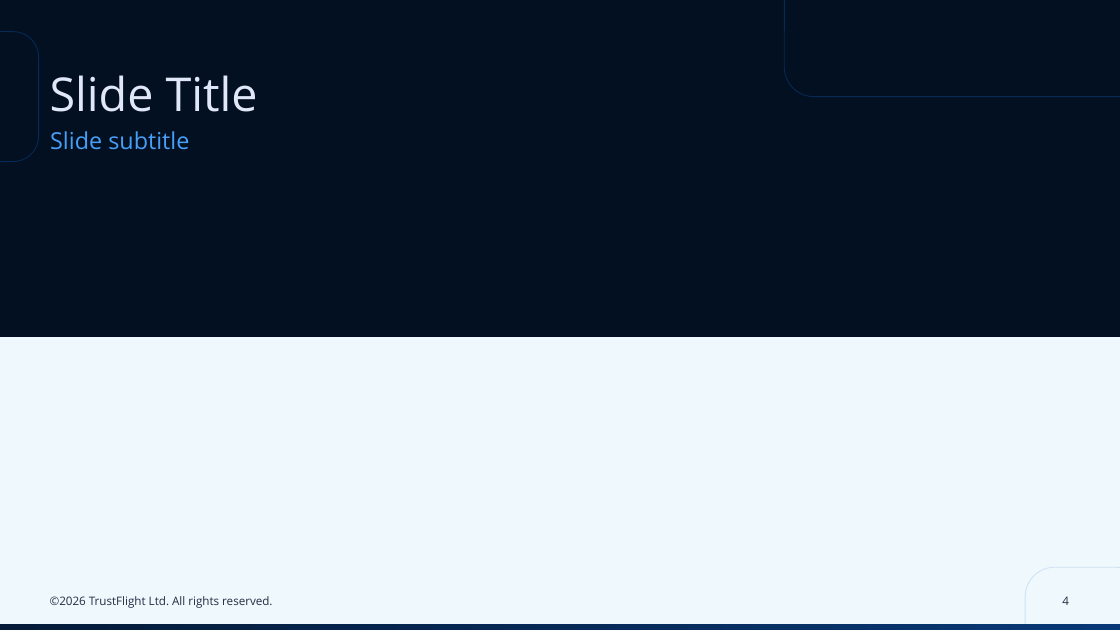
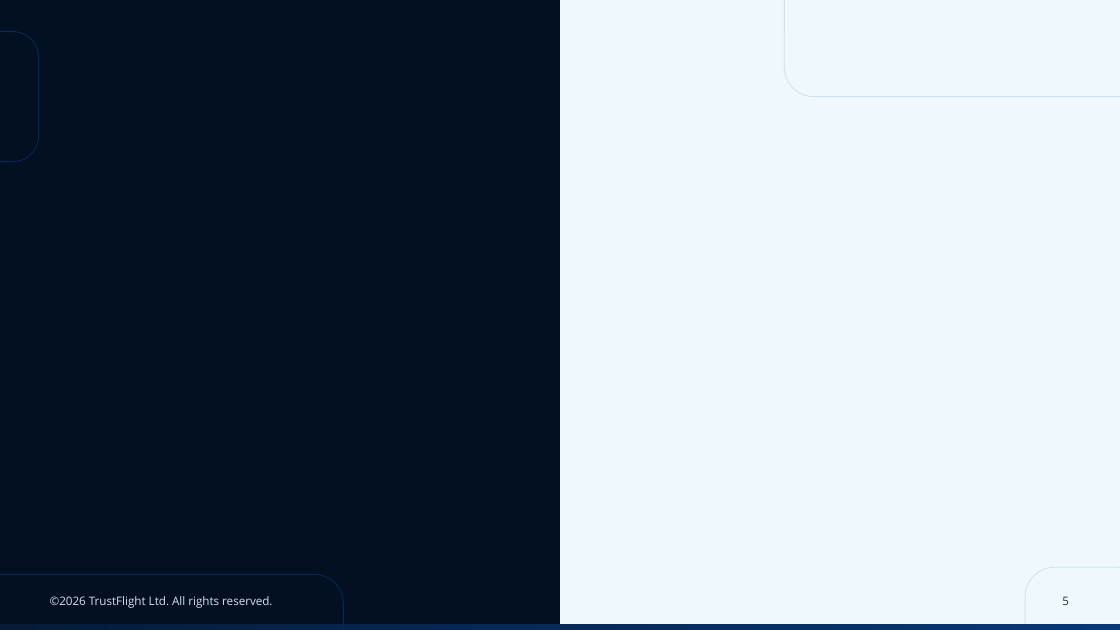
Before and after one commit to tf-alexc/Branding, a slide deck: slide 5 of skills/deck-builder/templates/Baines Simmons - Basic Presentation Template.pptx (slide 4 before the commit). Drawn at 1120x630 pixels with LibreOffice and Linux fonts; fonts in the diff are those of the drawing; background and template pictures are left out. Boxes give left, top, right and bottom in pixels: in the first picture for what was removed or moved away, otherwise in the second. Text is boxed around its words. In the diff, an @@ line names an element or a change of style, - is before the commit and + after.

```diff
--- a/skills/deck-builder/templates/Baines Simmons - Basic Presentation Template.pptx
+++ b/skills/deck-builder/templates/Baines Simmons - Basic Presentation Template.pptx
@@ rectangle: place and size @@
-rectangle at [0,0,1120,337]
+rectangle at [0,0,560,630]
@@ rounded rectangle at [785,0,1120,97]: outline #062955 0.75 pt to #CFE2F3 0.75 pt @@
@@ title removed at [50,75,258,112] @@
-Slide Title
@@ text removed at [50,131,189,150] @@
-Slide subtitle
@@ rounded rectangle added at [0,575,344,630], outline #062955 0.75 pt @@
@@ text "©2026 TrustFlight Ltd. All rights ..." at [50,596,272,608]: text colour #242D41 to #CFE2F3 @@
@@ page number at [1062,596,1069,605]: text changed @@
-4
+5
```
Also in this commit, not shown: 3 other slides changed, 1 slide added, 2 slides removed, 3 other files.
